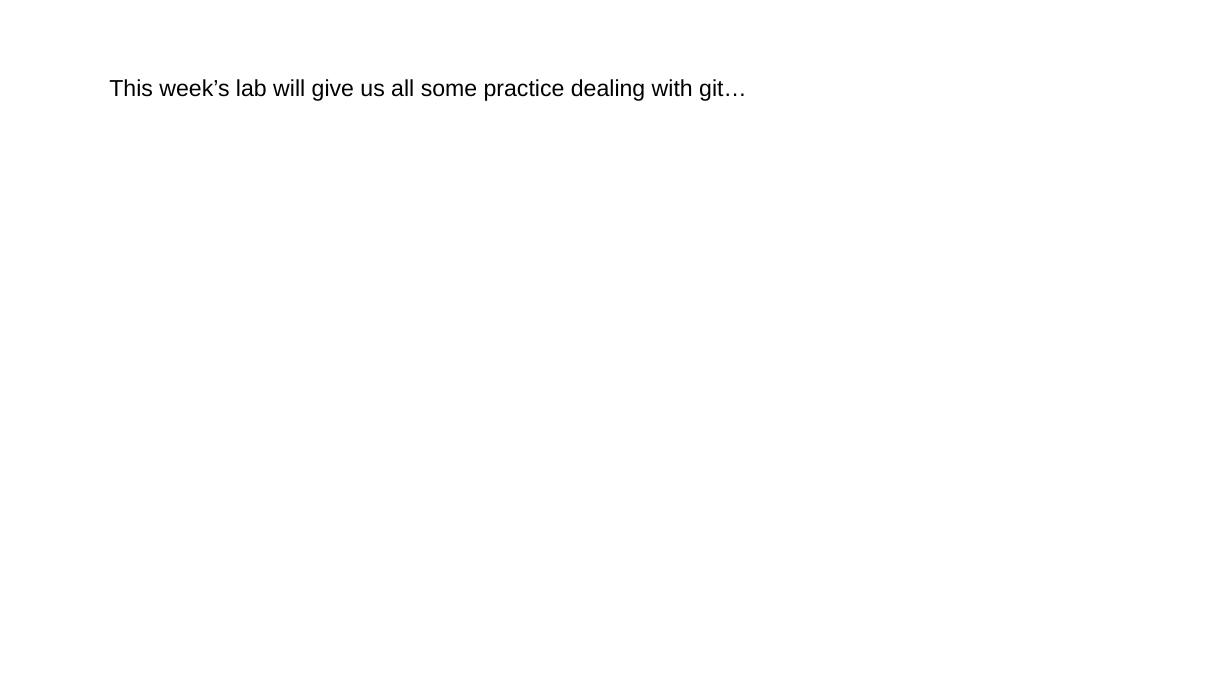
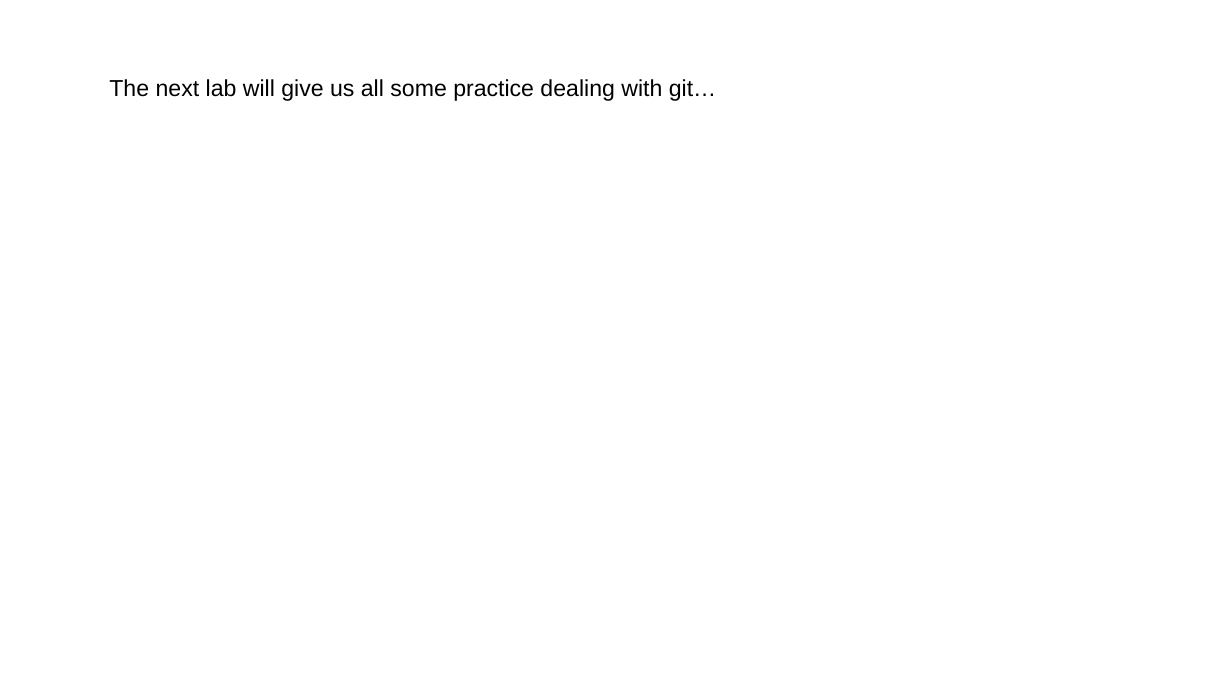
Before and after one commit to fodorclasses/fodorclasses.github.io, a slide deck: slide 27 of classes/prog2022/Prog3-Lecture02.pptx (slide 26 before the commit). Drawn at 1232x693 pixels with LibreOffice and Linux fonts; fonts in the diff are those of the drawing. Boxes give left, top, right and bottom in pixels: in the first picture for what was removed or moved away, otherwise in the second. Text is boxed around its words. In the diff, an @@ line names an element or a change of style, - is before the commit and + after.

```diff
--- a/classes/prog2022/Prog3-Lecture02.pptx
+++ b/classes/prog2022/Prog3-Lecture02.pptx
@@ text at bbox=[109, 79, 716, 101]: text changed @@
-This week’s lab will give us all some practice dealing with git…
+The next lab will give us all some practice dealing with git…
```
Also in this commit, not shown: 1 other slide changed, 1 slide added.
